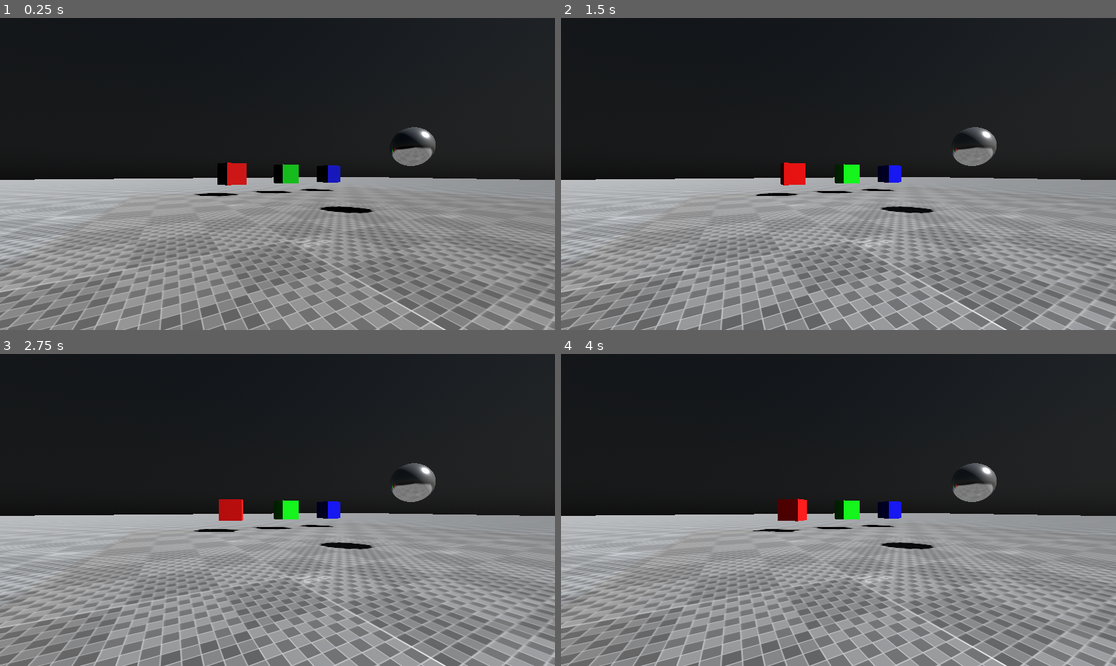
Above: before the commit, frames 1-4 (two rows, left to right).
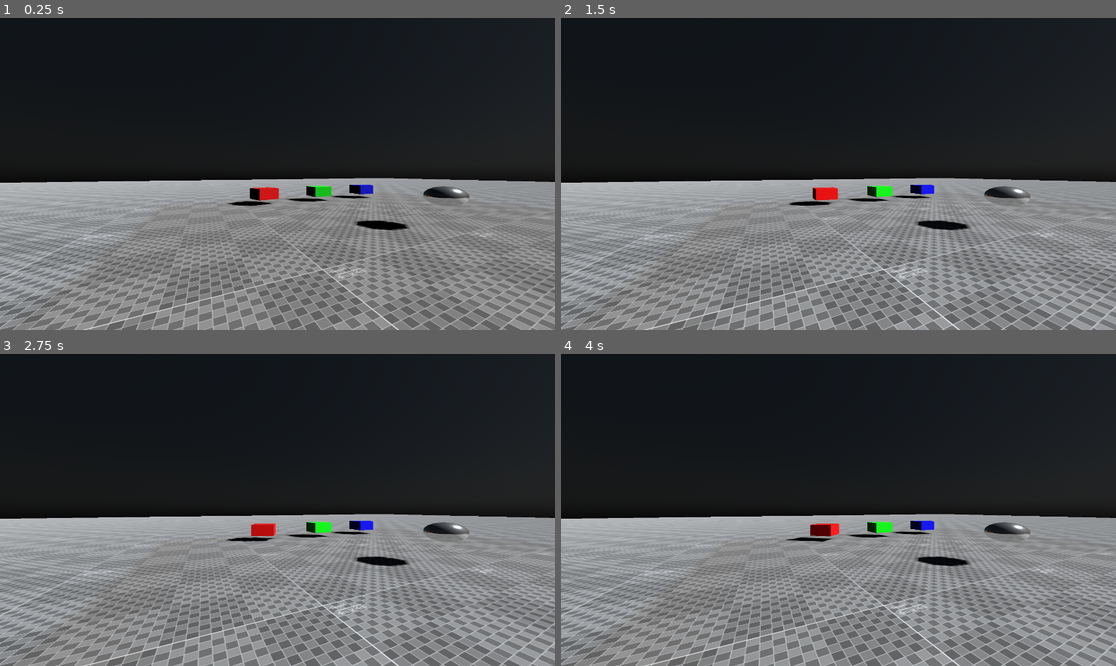
Above: after the commit, the same moments.

Repository: BastiaanOlij/godot_test_multiview
Game: Godot game, scene res://Main.tscn
Two runs of this game, one before a commit and one after it. Both use one fixed random seed, a clock stepped at 60 frames per second and the inputs below.
Inputs:
- Up to frame 1 (0.25 s): no input
- Up to frame 2 (1.5 s): tap Enter at 1.25 s
- Up to frame 3 (2.75 s): no input
- Up to frame 4 (4 s): no input

The runs differ from the first frame. In frame 1, 18% of the frame differs, in the area x 0-100%, y 34-100%; in frame 2, 20%; in frame 3, 20%; in frame 4, 20%.

Commit message:
Fixes for latest Godot 4 and switched to desktop render

Diff:
--- a/Main.gd
+++ b/Main.gd
@@ -2,10 +2,9 @@
 
 # Called when the node enters the scene tree for the first time.
 func _ready():
-	#var interface = XRServer.find_interface("Native mobile")
-	#if interface and interface.initialize():
-	#	get_viewport().use_xr = true;
-	pass
+	var interface = XRServer.find_interface("Native mobile")
+	if interface and interface.initialize():
+		get_viewport().use_xr = true;
 
 var angle : float = 0;
 func _process(delta):
--- a/project.godot
+++ b/project.godot
@@ -17,7 +17,6 @@
 
 [rendering]
 
-vulkan/rendering/back_end=1
 environment/defaults/default_environment="res://default_env.tres"
 xr/enabled=true
 
Not shown, changed: assets/wahooney.itch.io/Godot_1m_x_1m.png.import
Not shown, changed: assets/wahooney.itch.io/Godot_4m_x_4m.png.import
Not shown, changed: assets/wahooney.itch.io/white_grid.png.import
Not shown, changed: icon.png.import
